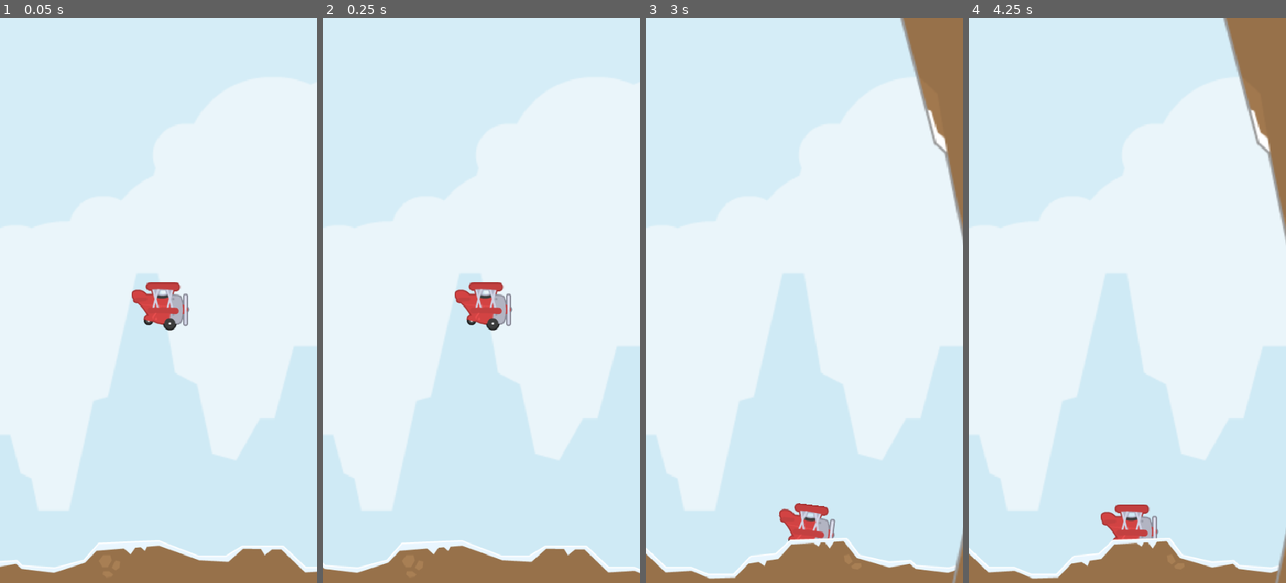
Above: before the commit, frames 1-4 (left to right).
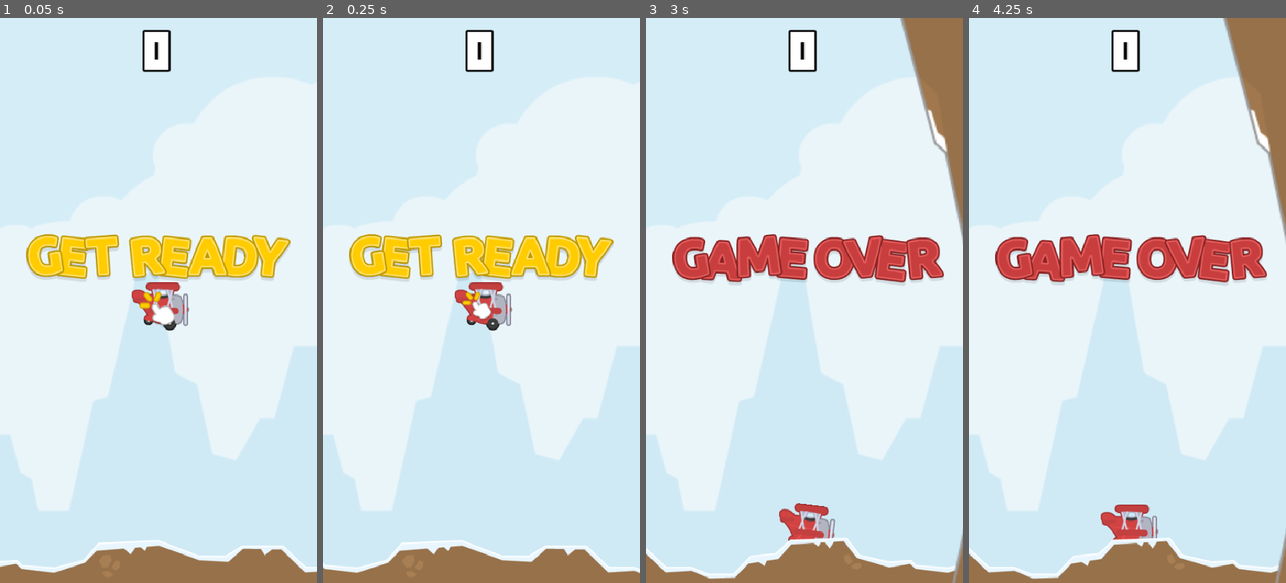
Above: after the commit, the same moments.

Repository: mo-kasiri/PorcoRossoBird
Game: Godot game, scene res://Scenes/main.tscn
The game is run twice, just before and just after one commit, with the same random seed, the same clock (stepped at 60 frames per second) and the same inputs.
Inputs:
- Up to frame 1 (0.05 s): no input
- Up to frame 2 (0.25 s): no input
- Up to frame 3 (3 s): tap Space (jump) at 0.77, 1.52 s
- Up to frame 4 (4.25 s): tap Space (jump) at 3.02, 3.77 s; tap Enter at 3.5 s

The runs differ from the first frame. In frame 1, 6.2% of the frame differs, in the area x 8-92%, y 2-55%; in frame 2, 6.1%; in frame 3, 6.4%, in the area x 8-94%, y 2-48%; in frame 4, 6.4%.

Commit message:
create ui for the game

Diff:
--- a/Scenes/main.tscn
+++ b/Scenes/main.tscn
@@ -3,6 +3,7 @@
 [ext_resource type="Script" uid="uid://rp4nmq6fp3m2" path="res://Scripts/main.gd" id="1_8gbba"]
 [ext_resource type="Texture2D" uid="uid://duiy5x8u0hr7r" path="res://Assets/Sprites/background.png" id="1_bo1nx"]
 [ext_resource type="PackedScene" uid="uid://gpi0yfxjh3t3" path="res://Scenes/player.tscn" id="1_jjgbg"]
+[ext_resource type="PackedScene" uid="uid://bd6i5654rt081" path="res://Scenes/ui.tscn" id="4_21xkr"]
 [ext_resource type="PackedScene" uid="uid://4bp2xdl4108n" path="res://Scenes/ground.tscn" id="5_21xkr"]
 [ext_resource type="PackedScene" uid="uid://cfdi3gh080w1f" path="res://Scenes/spawner/spawner.tscn" id="5_kry3j"]
 
@@ -27,8 +28,12 @@
 [node name="Spawner" parent="." unique_id=19885833 instance=ExtResource("5_kry3j")]
 position = Vector2(-5, 96)
 
+[node name="UI" parent="." unique_id=2114426732 instance=ExtResource("4_21xkr")]
+
 [connection signal="on_game_started" from="Player" to="." method="_on_player_on_game_started"]
 [connection signal="on_game_started" from="Player" to="Spawner" method="_on_player_on_game_started"]
+[connection signal="on_game_started" from="Player" to="UI" method="_on_player_on_game_started"]
 [connection signal="on_player_crash" from="Ground" to="." method="_on_ground_on_player_crash"]
+[connection signal="on_add_player_score" from="Spawner" to="." method="_on_spawner_on_add_player_score"]
 [connection signal="on_obstacle_crash" from="Spawner" to="." method="_on_spawner_on_obstacle_crash"]
 [connection signal="on_obstacle_crash" from="Spawner" to="Ground" method="_on_spawner_on_obstacle_crash"]
--- /dev/null
+++ b/Scenes/ui.gd
@@ -0,0 +1,20 @@
+extends CanvasLayer
+
+class_name UI
+
+@onready var label: Label = $MarginContainer/Label
+@onready var start_menu: Control = $StartMenu
+@onready var game_over: Control = $GameOver
+
+func ready() -> void:
+	label.text = "0";
+	game_over.hide();
+
+func update_score(point: int):
+	label.text = str(point);
+
+#region public methods
+func show_gameover() -> void:
+	game_over.show();
+	pass
+#endregion
--- /dev/null
+++ b/Scenes/ui.tscn
@@ -0,0 +1,134 @@
+[gd_scene format=3 uid="uid://bd6i5654rt081"]
+
+[ext_resource type="Script" uid="uid://y55me3vmggng" path="res://Scenes/ui.gd" id="1_qdvrb"]
+[ext_resource type="LabelSettings" uid="uid://c2ea2nx0hk1hp" path="res://label_72.tres" id="2_nf4gj"]
+[ext_resource type="Texture2D" uid="uid://dhcfq1juug1ru" path="res://Assets/Sprites/UI/textGetReady.png" id="3_2246s"]
+[ext_resource type="Texture2D" uid="uid://c42nhwabeqalv" path="res://Assets/Sprites/UI/tapTick.png" id="4_q7pk6"]
+[ext_resource type="Texture2D" uid="uid://i226rtrqfqpn" path="res://Assets/Sprites/UI/textGameOver.png" id="5_q7pk6"]
+
+[sub_resource type="Animation" id="Animation_2246s"]
+length = 0.001
+tracks/0/type = "value"
+tracks/0/imported = false
+tracks/0/enabled = true
+tracks/0/path = NodePath("StartMenu/TextureRect2:scale")
+tracks/0/interp = 1
+tracks/0/loop_wrap = true
+tracks/0/keys = {
+"times": PackedFloat32Array(0),
+"transitions": PackedFloat32Array(1),
+"update": 0,
+"values": [Vector2(1, 1)]
+}
+
+[sub_resource type="Animation" id="Animation_q7pk6"]
+resource_name = "menu"
+length = 0.5
+loop_mode = 1
+tracks/0/type = "value"
+tracks/0/imported = false
+tracks/0/enabled = true
+tracks/0/path = NodePath("StartMenu/TextureRect2:scale")
+tracks/0/interp = 1
+tracks/0/loop_wrap = true
+tracks/0/keys = {
+"times": PackedFloat32Array(0, 0.2),
+"transitions": PackedFloat32Array(1, 1),
+"update": 0,
+"values": [Vector2(1, 1), Vector2(0.7, 0.7)]
+}
+
+[sub_resource type="AnimationLibrary" id="AnimationLibrary_m78vo"]
+_data = {
+&"RESET": SubResource("Animation_2246s"),
+&"menu": SubResource("Animation_q7pk6")
+}
+
+[node name="UI" type="CanvasLayer" unique_id=2114426732]
+script = ExtResource("1_qdvrb")
+
+[node name="MarginContainer" type="MarginContainer" parent="." unique_id=395840095]
+anchors_preset = 15
+anchor_right = 1.0
+anchor_bottom = 1.0
+grow_horizontal = 2
+grow_vertical = 2
+theme_override_constants/margin_top = 16
+
+[node name="Label" type="Label" parent="MarginContainer" unique_id=598422669]
+layout_mode = 2
+size_flags_horizontal = 4
+size_flags_vertical = 0
+text = "0"
+label_settings = ExtResource("2_nf4gj")
+
+[node name="StartMenu" type="Control" parent="." unique_id=395460419]
+custom_minimum_size = Vector2(400, 200)
+layout_mode = 3
+anchors_preset = 8
+anchor_left = 0.5
+anchor_top = 0.5
+anchor_right = 0.5
+anchor_bottom = 0.5
+offset_left = -200.0
+offset_top = -100.0
+offset_right = 200.0
+offset_bottom = 100.0
+grow_horizontal = 2
+grow_vertical = 2
+size_flags_horizontal = 4
+size_flags_vertical = 4
+
+[node name="TextureRect" type="TextureRect" parent="StartMenu" unique_id=1955838759]
+layout_mode = 1
+anchors_preset = 5
+anchor_left = 0.5
+anchor_right = 0.5
+offset_left = -200.0
+offset_right = 200.0
+offset_bottom = 73.0
+grow_horizontal = 2
+texture = ExtResource("3_2246s")
+
+[node name="TextureRect2" type="TextureRect" parent="StartMenu" unique_id=1195662874]
+layout_mode = 1
+anchors_preset = 8
+anchor_left = 0.5
+anchor_top = 0.5
+anchor_right = 0.5
+anchor_bottom = 0.5
+offset_left = -29.5
+offset_top = -13.0
+offset_right = 29.5
+offset_bottom = 46.0
+grow_horizontal = 2
+grow_vertical = 2
+texture = ExtResource("4_q7pk6")
+
+[node name="AnimationPlayer" type="AnimationPlayer" parent="." unique_id=1401263458]
+libraries/ = SubResource("AnimationLibrary_m78vo")
+autoplay = &"menu"
+
+[node name="GameOver" type="Control" parent="." unique_id=551035448]
+visible = false
+custom_minimum_size = Vector2(400, 200)
+layout_mode = 3
+anchors_preset = 8
+anchor_left = 0.5
+anchor_top = 0.5
+anchor_right = 0.5
+anchor_bottom = 0.5
+offset_left = -200.0
+offset_top = -100.0
+offset_right = 200.0
+offset_bottom = 100.0
+grow_horizontal = 2
+grow_vertical = 2
+size_flags_horizontal = 4
+size_flags_vertical = 4
+
+[node name="TextureRect" type="TextureRect" parent="GameOver" unique_id=2061728358]
+layout_mode = 0
+offset_right = 40.0
+offset_bottom = 40.0
+texture = ExtResource("5_q7pk6")
--- a/Scripts/main.gd
+++ b/Scripts/main.gd
@@ -2,15 +2,23 @@
 
 @onready var player: Player = $Player
 @onready var spawner: Spawner = $Spawner
+@onready var ui: UI = $UI
+
+static var score: int;
 
 
 func _on_player_on_game_started() -> void:
 	print("The Game is started")
-
+	ui.start_menu.hide();
 
 func _on_spawner_on_obstacle_crash() -> void:
 	player.stop_movement()
-
+	ui.show_gameover()
 
 func _on_ground_on_player_crash() -> void:
 	spawner._stop_obstacles()
+	ui.show_gameover()
+
+func _on_spawner_on_add_player_score() -> void:
+	score += 1;
+	ui.update_score(score)
--- a/Scripts/obstacle.gd
+++ b/Scripts/obstacle.gd
@@ -2,6 +2,7 @@
 class_name Obstacle
 
 signal on_plane_crash;
+signal on_add_score;
 
 @export var move_speed: float = 150.0;
 
@@ -41,5 +42,6 @@
 	queue_free()
 
 func _on_exit_area_body_exited(body: Node2D) -> void:
-	Player.player_point += 1;
-	print(Player.player_point)
+	#Player.player_point += 1;
+	#print(Player.player_point)
+	on_add_score.emit();
--- a/Scripts/player.gd
+++ b/Scripts/player.gd
@@ -49,7 +49,7 @@
 	rotation = _rotate_player(sign(velocity.y) * PI/6, delta)
 
 
-func _add_pint():
+func _add_point():
 	player_point += 1;
 
 func _stop_movement() ->void:
--- a/Scripts/spawner.gd
+++ b/Scripts/spawner.gd
@@ -2,6 +2,7 @@
 class_name Spawner
 
 signal on_obstacle_crash;
+signal on_add_player_score;
 
 @onready var timer: Timer = $Timer
 
@@ -11,6 +12,7 @@
 func create_obstacles():
 	var obs = OBSTACLE.instantiate()
 	obs.on_plane_crash.connect(_on_plane_crash)
+	obs.on_add_score.connect(_on_add_score)
 
 	var viewport: Rect2 = get_viewport_rect()
 	obs.position.x = viewport.end.x + 150
@@ -41,3 +43,6 @@
 func _on_plane_crash()-> void:
 	on_obstacle_crash.emit();
 	_stop_obstacles()
+
+func _on_add_score() -> void:
+	on_add_player_score.emit();
--- /dev/null
+++ b/label_72.tres
@@ -0,0 +1,9 @@
+[gd_resource type="LabelSettings" format=3 uid="uid://c2ea2nx0hk1hp"]
+
+[ext_resource type="FontFile" uid="uid://due6jbyye53ld" path="res://Assets/Fonts/font_score.ttf" id="1_mr2ru"]
+
+[resource]
+font = ExtResource("1_mr2ru")
+font_size = 72
+outline_size = 12
+outline_color = Color(0, 0, 0, 1)
Not shown, added: Scenes/ui.gd.uid
